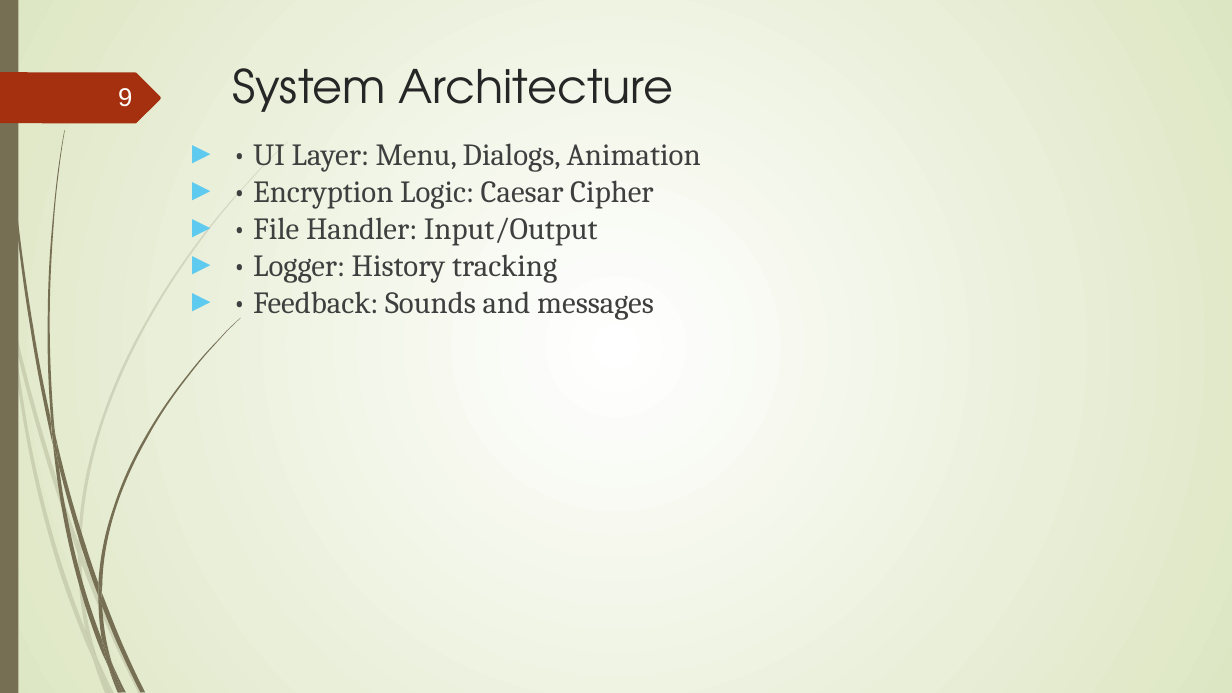
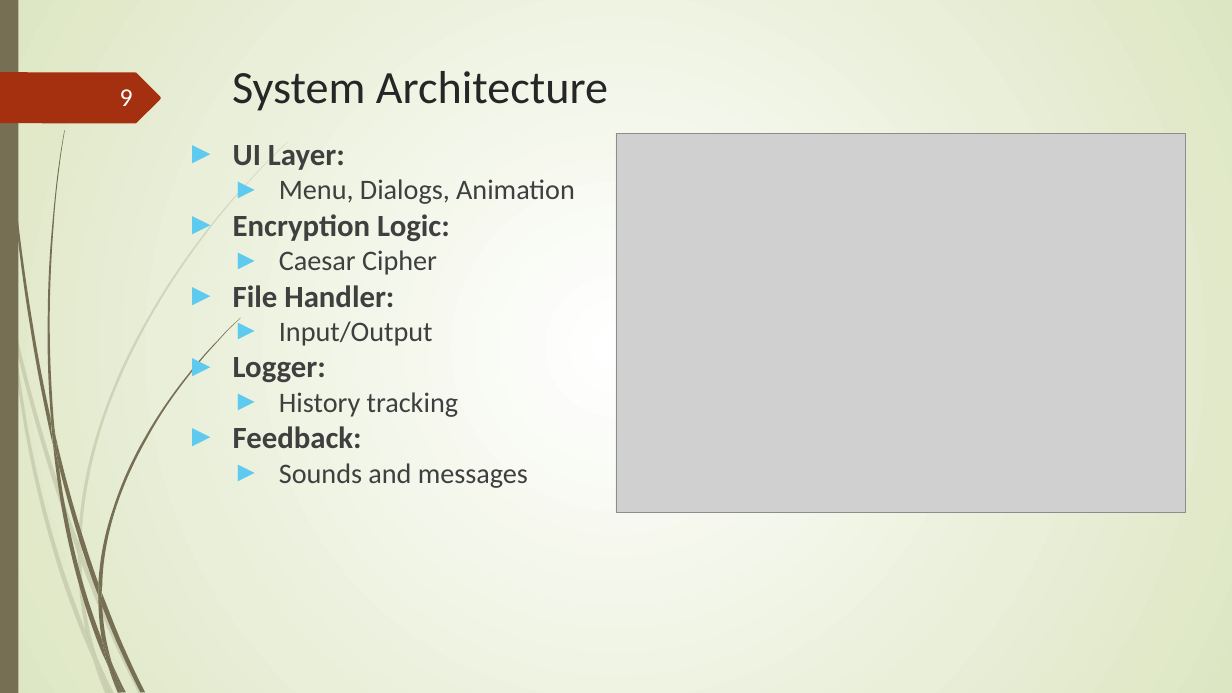
Before and after one commit to salimshre/Encryptor, a slide deck: slide 9 of Documentation/final -File Encryptor In C++.pptx. Drawn at 1232x693 pixels with LibreOffice and Linux fonts; fonts in the diff are those of the drawing; grey boxes stand for pictures. Boxes give left, top, right and bottom in pixels: in the first picture for what was removed or moved away, otherwise in the second. Text is boxed around its words. In the diff, an @@ line names an element or a change of style, - is before the commit and + after.

```diff
--- a/Documentation/final -File Encryptor In C++.pptx
+++ b/Documentation/final -File Encryptor In C++.pptx
@@ title "System Architecture" at box(232, 71, 608, 111): font TeX Gyre Adventor to Calibri @@
@@ page number at box(120, 89, 133, 106): font Arial to Calibri @@
@@ text at box(233, 145, 575, 488): text changed; size 24 to 22 pt; font Cambria to Calibri @@
-► • UI Layer: Menu, Dialogs, Animation
-► • Encryption Logic: Caesar Cipher
-► • File Handler: Input/Output
-► • Logger: History tracking
-► • Feedback: Sounds and messages
+► UI Layer:
+  ► Menu, Dialogs, Animation
+► Encryption Logic:
+  ► Caesar Cipher
+► File Handler:
+  ► Input/Output
+► Logger:
+  ► History tracking
+► Feedback:
+  ► Sounds and messages
@@ picture added at box(616, 133, 1186, 512) @@
```
Also in this commit, not shown: 11 other slides changed, 1 other file.
